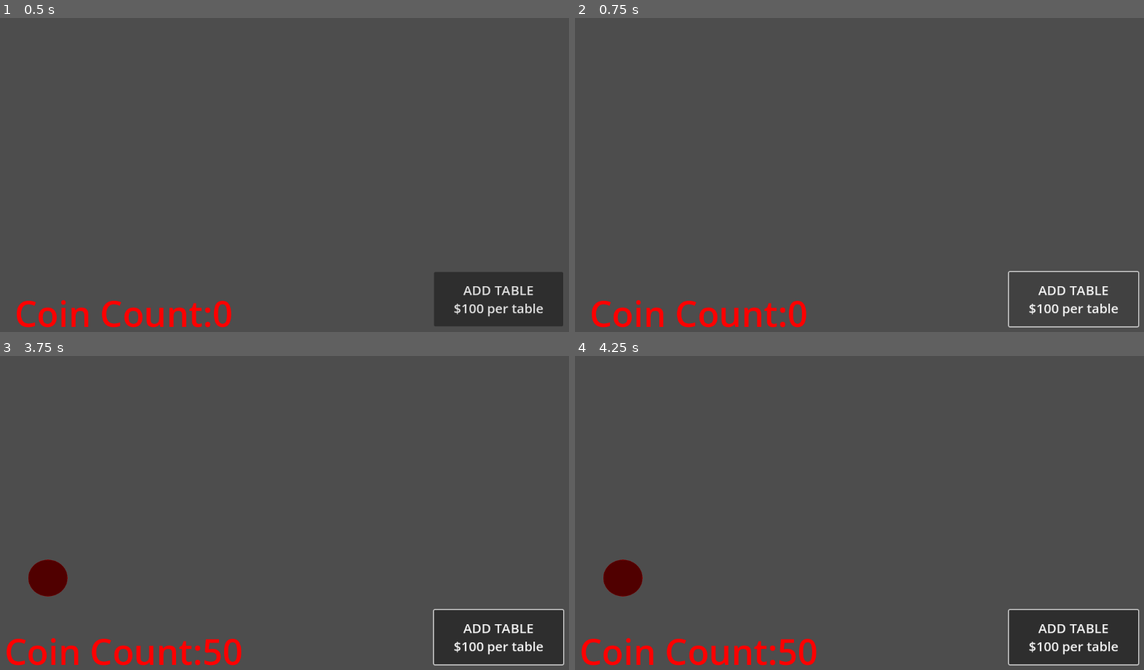
Above: before the commit, frames 1-4 (two rows, left to right).
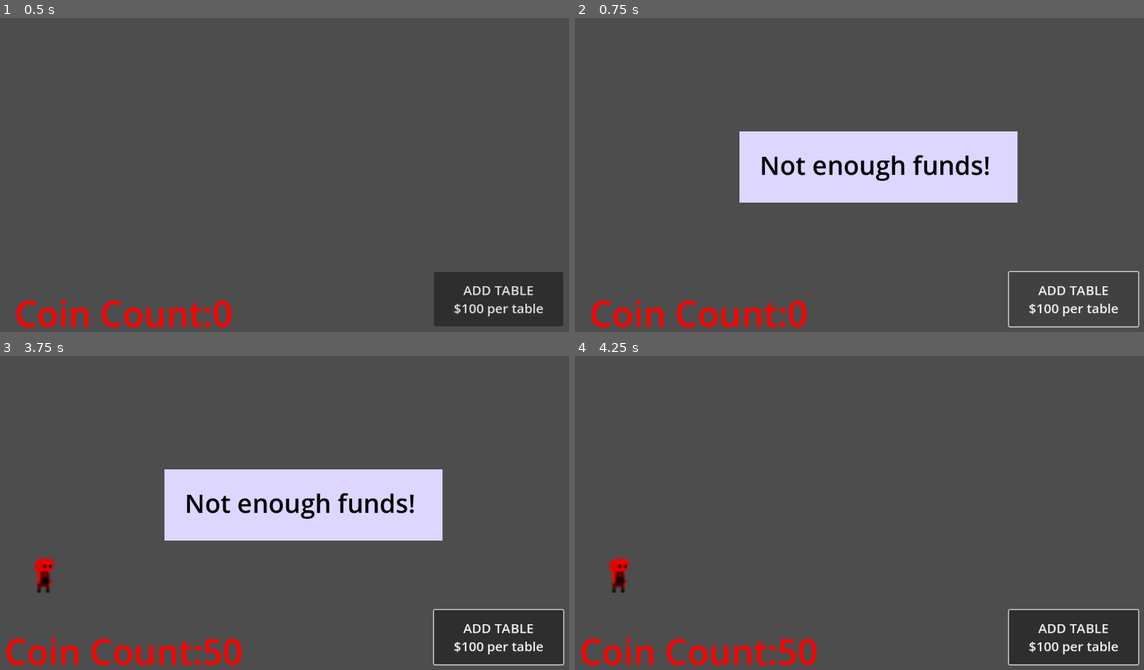
Above: after the commit, the same moments.

Repository: barrettab456/Event-Simulation
Game: Godot game, scene res://main.tscn
Two runs of this game, one before a commit and one after it. Both use one fixed random seed, a clock stepped at 60 frames per second and the inputs below.
Inputs (mouse positions are in pixels of both pictures, inside the frame that each line leads up to):
- Up to frame 1 (0.5 s): no input
- Up to frame 2 (0.75 s): click "ADD TABLE $100 per table" at 0.5 s
- Up to frame 3 (3.75 s): click "ADD TABLE $100 per table" at 1.25 s; click "ADD TABLE $100 per table" at 2 s; tap Enter (add_table) at 2.75 s; move the mouse to (421, 497) at 2.77 s; hold Enter (add_table) 2.78-3.5 s; click (421, 497) at 2.92 s; tap Space (add_person) at 3.5 s; drag from (176, 531) to (261, 578) at 3.52 s
- Up to frame 4 (4.25 s): no input

Frame 1 is identical in both runs. In frame 2, 11% of the frame differs, in the area x 28-78%, y 36-59%; in frame 3, 12%, in the area x 4-78%, y 36-77%; in frame 4, 0.6%.

Commit message:
graphics

Diff:
--- a/Table.tscn
+++ b/Table.tscn
@@ -1,12 +1,12 @@
-[gd_scene load_steps=2 format=3 uid="uid://cgn4j0axtxyba"]
+[gd_scene load_steps=3 format=3 uid="uid://cgn4j0axtxyba"]
 
 [ext_resource type="Script" uid="uid://ol5uqrrqnsqb" path="res://table.gd" id="1_2sdc1"]
+[ext_resource type="Texture2D" uid="uid://cm6kpcyfnjpcl" path="res://table.png" id="2_muxx0"]
 
 [node name="table" type="Node2D"]
 script = ExtResource("1_2sdc1")
 
-[node name="square" type="ColorRect" parent="."]
-offset_left = -4.0
-offset_top = 104.0
-offset_right = 181.0
-offset_bottom = 186.0
+[node name="Table" type="Sprite2D" parent="."]
+position = Vector2(72, 124)
+scale = Vector2(0.7170067, 0.7544248)
+texture = ExtResource("2_muxx0")
--- a/guest.tscn
+++ b/guest.tscn
@@ -1,12 +1,16 @@
 [gd_scene load_steps=3 format=3 uid="uid://bcdh18lcrrl1s"]
 
 [ext_resource type="Script" uid="uid://ggba6tammjjl" path="res://guest.gd" id="1_286r3"]
-[ext_resource type="Texture2D" uid="uid://dx0yxxn5q7doc" path="res://addons/gut/images/eyey.png" id="2_286r3"]
+[ext_resource type="Texture2D" uid="uid://r4cencu8qpoq" path="res://out.png" id="2_286r3"]
 
 [node name="guest" type="Node2D"]
 script = ExtResource("1_286r3")
 
 [node name="circle_not_seated" type="Sprite2D" parent="."]
-position = Vector2(45, 49.5)
-scale = Vector2(0.5492958, 0.5140845)
+z_index = 4
+z_as_relative = false
+position = Vector2(38.5, 42.061447)
+scale = Vector2(5.75, 6.1769075)
 texture = ExtResource("2_286r3")
+region_enabled = true
+region_rect = Rect2(0, 0, 12.86274, 12.05284)
--- a/main.gd
+++ b/main.gd
@@ -60,7 +60,7 @@
 		coins -= 100
 	elif table_list.size() == 8:
 		display_no_space()
-	elif check_sufficient_funds():
+	elif check_sufficient_funds() == false:
 		display_no_funds()
 
 	for guest in unseated_guest_list.duplicate():
--- a/table.gd
+++ b/table.gd
@@ -15,13 +15,13 @@
 		var seat_pos := Vector2.ZERO
 
 		if seated_guests == 1:
-			seat_pos = Vector2(-4, 5)
+			seat_pos = Vector2(-7, 10)
 		elif seated_guests == 2:
-			seat_pos = Vector2(94, 5)
+			seat_pos = Vector2(70,10)
 		elif seated_guests == 3:
-			seat_pos = Vector2(-4, 190)
+			seat_pos = Vector2(-7, 75)
 		elif seated_guests == 4:
-			seat_pos = Vector2(94, 190)
+			seat_pos = Vector2(70, 75)
 
 		guest.is_seated = true
 		guest.update_color()
Binary file added: out.png
Not shown, added: out.png.import
Binary file added: table.png
Not shown, added: table.png.import
